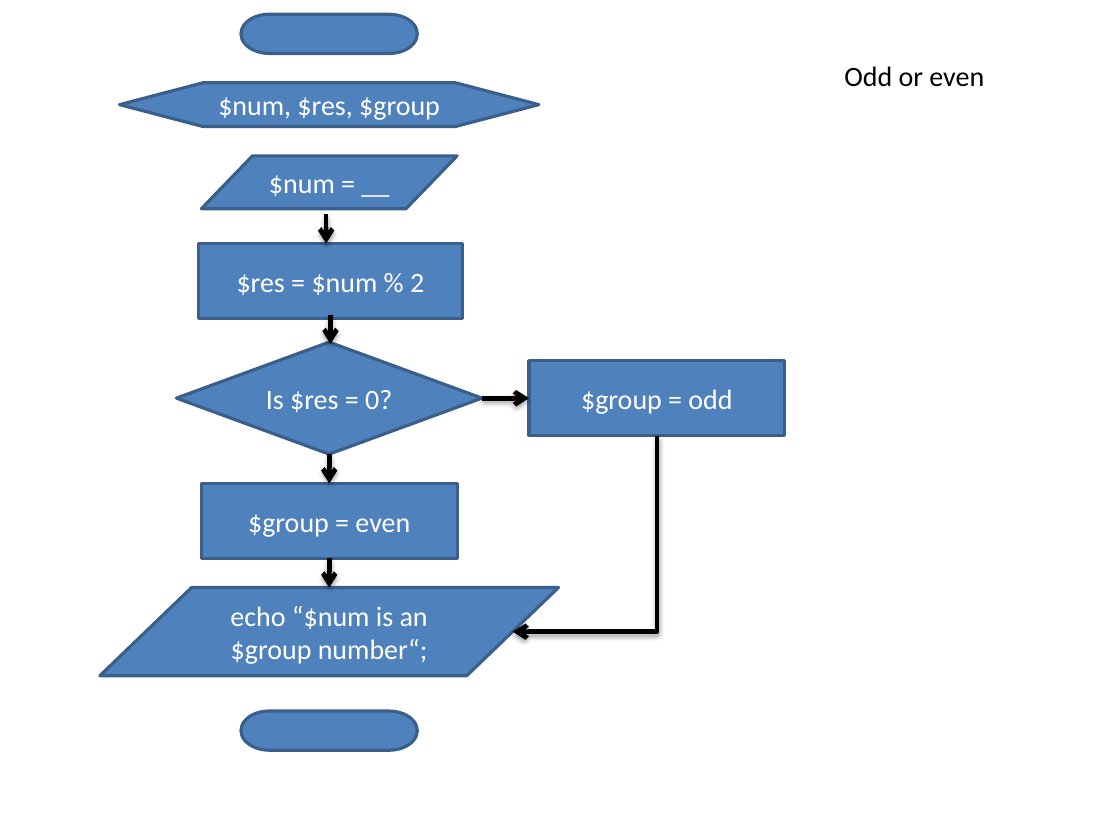
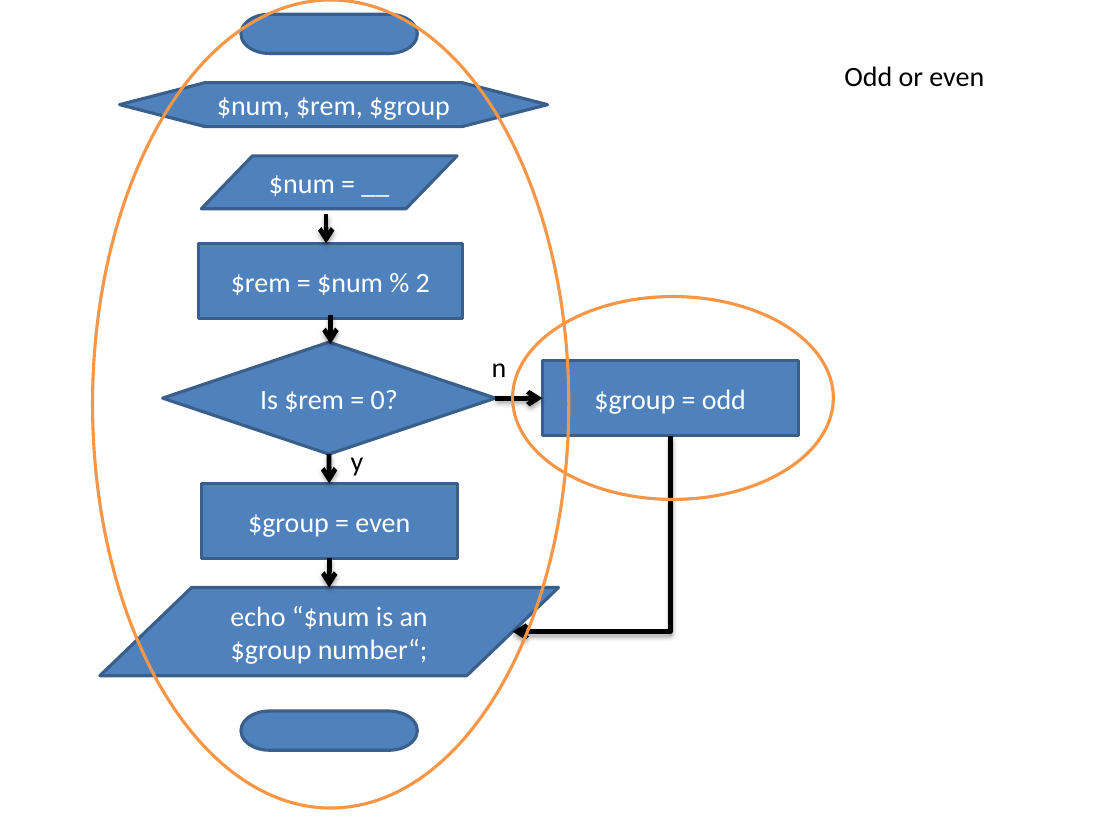
Before and after one commit to Charlie-Lang/ctcp-online-2020-wd3-batch2, a slide deck: slide 11 of visual aids.pptx. Drawn at 1120x840 pixels with LibreOffice and Linux fonts; fonts in the diff are those of the drawing. Boxes give left, top, right and bottom in pixels: in the first picture for what was removed or moved away, otherwise in the second. Text is boxed around its words. In the diff, an @@ line names an element or a change of style, - is before the commit and + after.

```diff
--- a/visual aids.pptx
+++ b/visual aids.pptx
@@ ellipse added at <box>93,0,569,808</box>, outline #F79646 2 pt @@
@@ flow chart preparation "$num, $rem, $group": place and size @@
-flow chart preparation "$num, $rem, $group" at <box>120,83,539,127</box>
+flow chart preparation "$num, $rem, $group" at <box>120,83,548,127</box>
@@ text in flow chart preparation at <box>217,97,450,120</box>: text changed @@
-$num, $res, $group
+$num, $rem, $group
@@ text in rectangle at <box>231,274,430,295</box>: text changed @@
-$res = $num % 2
+$rem = $num % 2
@@ ellipse added at <box>513,297,833,500</box>, outline #F79646 2 pt @@
@@ diamond "Is $rem = 0?": place and size @@
-diamond "Is $rem = 0?" at <box>176,343,482,455</box>
+diamond "Is $rem = 0?" at <box>162,343,495,455</box>
@@ text added at <box>492,363,507,377</box>, 18 pt, text #000000 @@
+n
@@ rectangle "$group = odd": place and size @@
-rectangle "$group = odd" at <box>529,361,784,436</box>
+rectangle "$group = odd" at <box>542,361,797,436</box>
@@ text in diamond at <box>260,390,398,412</box>: text changed @@
-Is $res = 0?
+Is $rem = 0?
@@ arrow moved from (482, 399) - (529, 399) to (495, 399) - (542, 399) @@
@@ text added at <box>351,447,364,476</box>, 18 pt, text #000000 @@
+y
@@ elbow arrow moved from (657, 436) - (513, 632) to (670, 436) - (513, 632) @@
```
Also in this commit, not shown: 1 other slide changed, 1 slide added, 1 other file.
